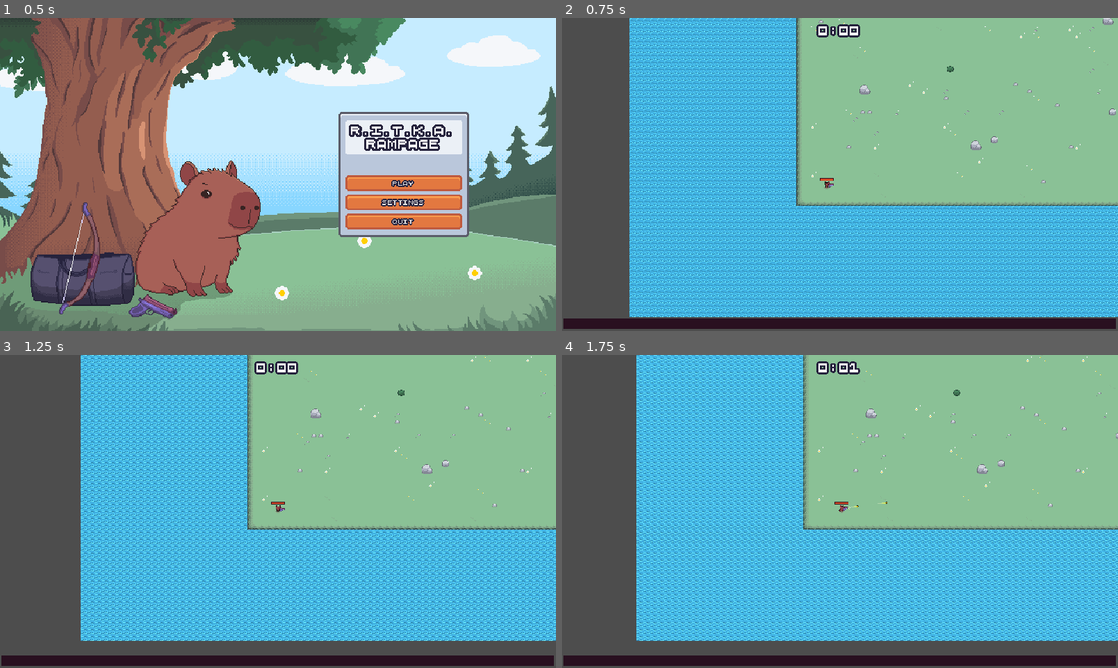
Above: before the commit, frames 1-4 (two rows, left to right).
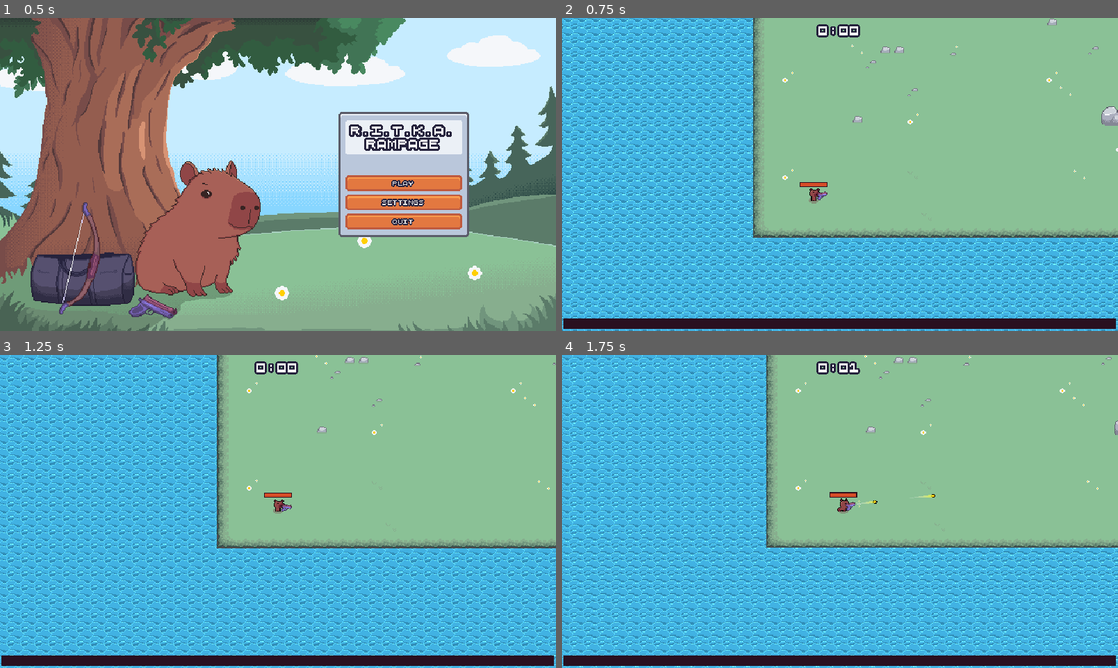
Above: after the commit, the same moments.

Repository: Sundwell/ritka-rampage
Game: Godot game, scene res://scenes/ui/menus/main_menu/main_menu.tscn
The game is run twice, just before and just after one commit, with the same random seed, the same clock (stepped at 60 frames per second) and the same inputs.
Inputs (mouse positions are in pixels of both pictures, inside the frame that each line leads up to):
- Up to frame 1 (0.5 s): no input
- Up to frame 2 (0.75 s): click "Play" at 0.5 s
- Up to frame 3 (1.25 s): no input
- Up to frame 4 (1.75 s): move the mouse to (962, 495) at 1.27 s; press the mouse at (962, 495) at 1.28 s; hold D (move_right) from 1.28 s (still down)

Frame 1 is identical in both runs. In frame 2, 50% of the frame differs, in the area x 0-100%, y 0-100%; in frame 3, 51%; in frame 4, 51%.

Commit message:
Fix camera zoom

Diff:
--- a/scenes/main/main.tscn
+++ b/scenes/main/main.tscn
@@ -117,7 +117,6 @@
 
 [node name="GameCamera" parent="." instance=ExtResource("2_ipo2b")]
 position = Vector2(-57, -16)
-zoom = Vector2(0.5, 0.5)
 
 [node name="TileMap" type="Node2D" parent="."]
 
